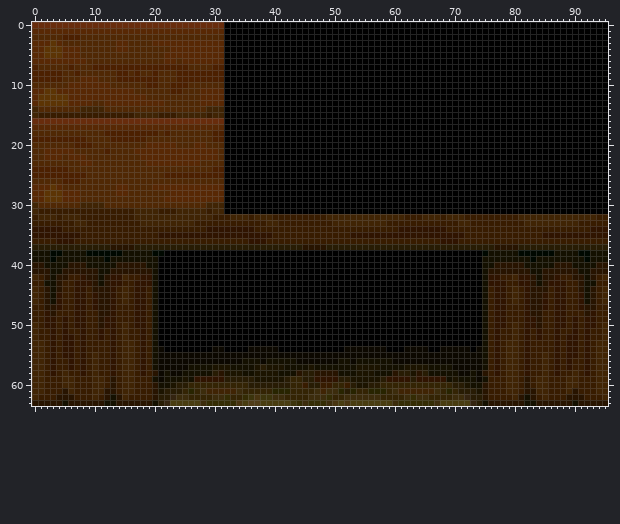
Two states of a sprite sheet, enginefx/textures-32/pack013/pedestal_wooden.png. Above: the version before the commit.
The file is 96x64 pixels. Colours within 5 levels of each other are drawn and written as one.
After the commit:
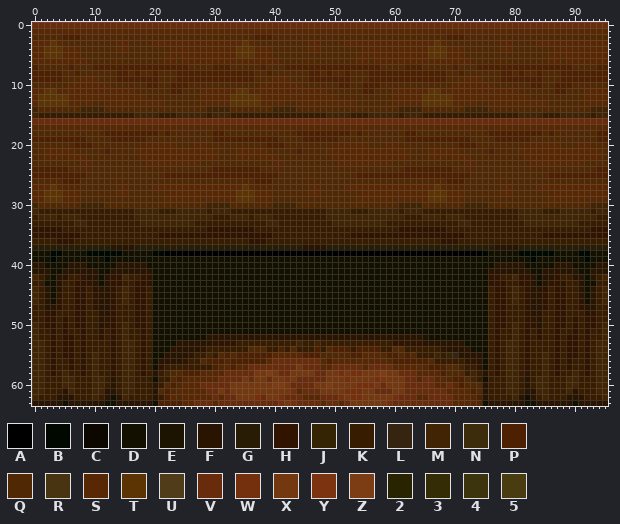
Palette (. is transparent): A #000000  B #000800  C #0c0800  D #141000  E #1c1400  F #281400  G #281c04  H #301400  J #342404  K #381c00  L #342410  M #402404  N #3c2c0c  P #4c2000  Q #502804  R #483410  S #582804  T #5c3404  U #503c18  V #682c0c  W #74300c  X #743810  Y #7c3410  Z #7c3c14  2 #282400  3 #342c04  4 #3c340c  5 #483c10
Message: Made the bottom of guard posts look nicer (#41)
Diff:
Changed rows in their new state; - is an unchanged pixel.
first column x 32:
 0 VVVVVVVVVVVVVVVVVVVVVVVVVVVVVVVVVVVVVVVVVVVVVVVVVVVVVVVVVVVVVVVV
 1 SSSSSSSSSSSSSSSSSSSSSSSSSSSSSSSSSSSSSSSSSSSSSSSSSSSSSSSSSSSSSSSS
 2 QQQQQPPPQQQQQQQQQQQQQQQQQQQQQQQQQQQQQPPPQQQQQQQQQQQQQQQQQQQQQQQQ
 3 SSSTSQQQQQQQQQSSQQQQSSSSSSSSSSSSSSSTSQQQQQQQQQSSQQQQSSSSSSSSSSSS
 4 SSTTTSSSQQQQQQSSQQQQQQQSSSSSSSSSSSTTTSSSQQQQQQSSQQQQQQQSSSSSSSSS
 5 SSTTTSSSQQQQQQQQQQQQQQSSSSSSSSSSSSTTTSSSQQQQQQQQQQQQQQSSSSSSSSSS
 6 SSSSSSSSSQQQQQQQQQQQQQSSQSSSSSSSSSSSSSSSSQQQQQQQQQQQQQSSQSSSSSSS
 7 PQQQQQPQQQPPPPPPPPPPPPPPPPQQQQPPPQQQQQPQQQPPPPPPPPPPPPPPPPQQQQPP
 8 PPPPPQQPQQQQQQPPQPQQPQQQPPPPPPPPPPPPPQQPQQQQQQPPQPQQPQQQPPPPPPPP
 9 PPPPPQQQSSSQQQPPPPPPPQQQPPPPPPPPPPPPPQQQSSSQQQPPPPPPPQQQPPPPPPPP
10 QQQQQQSSSSSSSQQQQQQPPQQPPPQQQQQQQQQQQQSSSSSSSQQQQQQPPQQPPPQQQQQQ
11 SSTTSSSSSSSSSSSSSQQQQQQPPQQQSSSSSSTTSSSSSSSSSSSSSQQQQQQPPQQQSSSS
12 STTTTTSSSSSSSSSSSSSQQQQQQQQQSSSSSTTTTTSSSSSSSSSSSSSQQQQQQQQQSSSS
13 STTTTTSSSSQQSSSSSSSSSSQQQQQQSSSSSTTTTTSSSSQQSSSSSSSSSSQQQQQQSSSS
14 MQQQQQQQMMMMQQQQQQQQQQQQQQQQQMMMMQQQQQQQMMMMQQQQQQQQQQQQQQQQQMMM
15 MKKKKKKKKKKKKKKKKMMMMKKKMMMMMKMMMKKKKKKKKKKKKKKKKMMMMKKKMMMMMKMM
16 VVVVVVVVVVVVVVVVVVVVVVVVVVVVVVVVVVVVVVVVVVVVVVVVVVVVVVVVVVVVVVVV
17 SSSSSSSSSSSSSSSSSSSSSSSSSSSSSSSSSSSSSSSSSSSSSSSSSSSSSSSSSSSSSSSS
18 QQQQQQQQQQQQPPPPPPPPPQPQQQQQQQPPQQQQQQQQQQQQPPPPPPPPPQPQQQQQQQPP
19 PPPPPPPPPQQQQPPPPPPQQQQQQQQQQQPPPPPPPPPPPQQQQPPPPPPQQQQQQQQQQQPP
20 QQQQQQQPPPQQQQQQQQQSSSSSQQQSSQQQQQQQQQQPPPQQQQQQQQQSSSSSQQQSSQQQ
21 QQSSSSSQQQQQPQQQQSSSSSSSSSSSSSSQQQSSSSSQQQQQPQQQQSSSSSSSSSSSSSSQ
22 QQSSSQSSSQQQQQQQQQSSSSSSSSSSSSSQQQSSSQSSSQQQQQQQQQSSSSSSSSSSSSSQ
23 QQQQQQQQSSQQQQQQQQQSSSSSSSSSQQQQQQQQQQQQSSQQQQQQQQQSSSSSSSSSQQQQ
24 PPPPPPQQQQQQQQQQQQQQQQQQQQQQQQPPPPPPPPQQQQQQQQQQQQQQQQQQQQQQQQPP
25 PPPPPPPPPQQQQQQQQQQQQQPPPPPPPPPPPPPPPPPPPQQQQQQQQQQQQQPPPPPPPPPP
26 QQQQQPPPQQQQQQQQQQQQQQQQQQQQQQQQQQQQQPPPQQQQQQQQQQQQQQQQQQQQQQQQ
27 SSSTSQQQQQQQQQSSQQQQSSSSSSSSSSSSSSSTSQQQQQQQQQSSQQQQSSSSSSSSSSSS
28 SSTTTSSSQQQQQQSSQQQQQQQSSSSSSSSSSSTTTSSSQQQQQQSSQQQQQQQSSSSSSSSS
29 SSTTTSSSQQQQQQQQQQQQQQSSSSSSSSSSSSTTTSSSQQQQQQQQQQQQQQSSSSSSSSSS
30 MQQQQQQQMMMMQQQQQQQQQQQQQQQQQMMMMQQQQQQQMMMMQQQQQQQQQQQQQQQQQMMM
31 MKKKKKKKKKKKKKKKKMMMMKKKMMMMMKMMMKKKKKKKKKKKKKKKKMMMMKKKMMMMMKMM
first column x 21:
39 DDDDDDDDDDDDDDDDDDDDDDDDDDDDDDDDDDDDDDDDDDDDDDDDDDDDDD
40 DDDDDDDDDDDDDDDDDDDDDDDDDDDDDDDDDDDDDDDDDDDDDDDDDDDDDD
41 DDDDDDDDDDDDDDDDDDDDDDDDDDDDDDDDDDDDDDDDDDDDDDDDDDDDDD
42 DDDDDDDDDDDDDDDDDDDDDDDDDDDDDDDDDDDDDDDDDDDDDDDDDDDDDD
43 DDDDDDDDDDDDDDDDDDDDDDDDDDDDDDDDDDDDDDDDDDDDDDDDDDDDDD
44 DDDDDDDDDDDDDDDDDDDDDDDDDDDDDDDDDDDDDDDDDDDDDDDDDDDDDD
45 DDDDDDDDDDDDDDDDDDDDDDDDDDDDDDDDDDDDDDDDDDDDDDDDDDDDDD
46 DDDDDDDDDDDDDDDDDDDDDDDDDDDDDDDDDDDDDDDDDDDDDDDDDDDDDD
47 DDDDDDDDDDDDDDDDDDDDDDDDDDDDDDDDDDDDDDDDDDDDDDDDDDDDDD
48 DDDDDDDDDDDDDDDDDDDDDDDDDDDDDDDDDDDDDDDDDDDDDDDDDDDDDD
49 DDDDDDDDDDDDDDDDDDDDDDDDDDDDDDDDDDDDDDDDDDDDDDDDDDDDDD
50 DDDDDDDDDDDDDDDDDDDDDDDDDDDDDDDDDDDDDDDDDDDDDDDDDDDDDD
51 DDDDDDDDDDDDDDDDDDDDDDDDDDDDDDDDDDDDDDDDDDDDDDDDDDDDDD
52 DDDDDDDDFFFFFFFFFFFFFFFFFFFFFFFFFFFFFFFFFFFFEDDDDDDDDD
53 DDDFFFFFFHHHHKKKKKKKKKKMKKMKKKKKKKKKKKKHHHHHFFFFFFFDDD
54 DDFFFFFHKKKKKKKQQQKKPKQKKKPKQPPPKPPPPKKQQKKKKKKHFFFFDD
55 DFFFFHKKMKQPQPPPPPPSSSSSPPPQQQQQPPSSSQPPQPQKKKMKJLFFFF
56 FFFFHKKQPPPQPPPPPPSVVVVVVVVSPSSSQSSSSSQPPPPPPQKKKKKHHF
57 HKKKKKKKKPQSPSSVVVVVVVVXVVVSSVVVVVSVVVVSSSSSQPPPQQMKKH
58 KMQQPPPSSSSVVVVVXXZXVVXXXXVVXXWXWWXXXZXXVVVSSSSPQQQKMK
59 KKQPQSSSSSVVVVXVXXVXXWXVVVVVXXXWXXXXWYXXXVVSVVSSQPPQMK
60 KQPQSSSVVVVVXXXXXXXZZXVVVVXXZXXXXWWWXVXXXVVVVVSSVSPQQQ
61 QPQSSSSSVVXVXXXXXXXXXXWSVVVXXXXWWWXXVVVXXVVVVVVVSSSSPQ
62 KPSQSSSSSVSVVXXXWVXXWVVVSSSVVVWXWWXXXXXWVVVSSVVVVSSSQP
63 PPPPSSVVVSVVVVVVVVVVWXWVVVVSVVSVXXXXXXWVVVVVVVVVVSSSSQ
